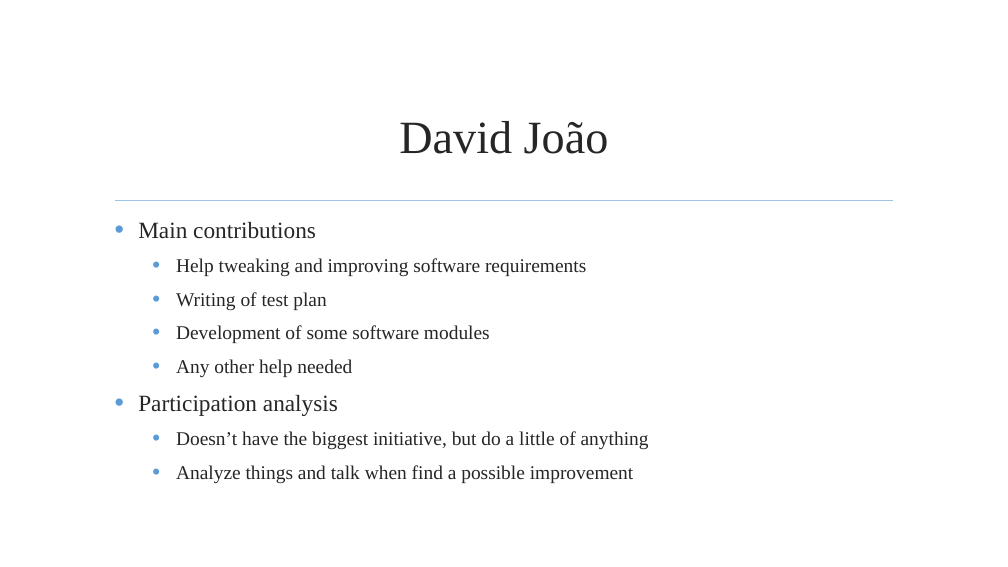
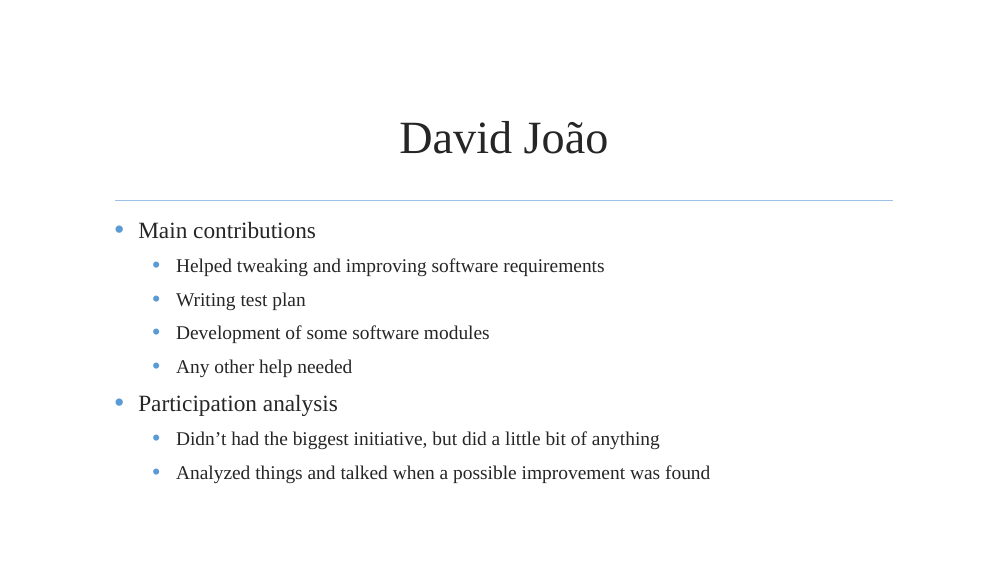
Before and after one commit to jmgirao/projetosoftware1213, a slide deck: slide 57 of Final Presentation/Presentation.pptx. Drawn at 1008x567 pixels with LibreOffice and Linux fonts; fonts in the diff are those of the drawing; background and template pictures are left out. Boxes give left, top, right and bottom in pixels: in the first picture for what was removed or moved away, otherwise in the second. Text is boxed around its words. In the diff, an @@ line names an element or a change of style, - is before the commit and + after.

```diff
--- a/Final Presentation/Presentation.pptx
+++ b/Final Presentation/Presentation.pptx
@@ text at <box>176,258,604,310</box>: text changed @@
-  • Help tweaking and improving software requirements
-  • Writing of test plan
+  • Helped tweaking and improving software requirements
+  • Writing test plan
@@ text at <box>176,431,710,483</box>: text changed @@
-  • Doesn’t have the biggest initiative, but do a little of anything
-  • Analyze things and talk when find a possible improvement
+  • Didn’t had the biggest initiative, but did a little bit of anything
+  • Analyzed things and talked when a possible improvement was found
```
Also in this commit, not shown: 4 other slides changed.
